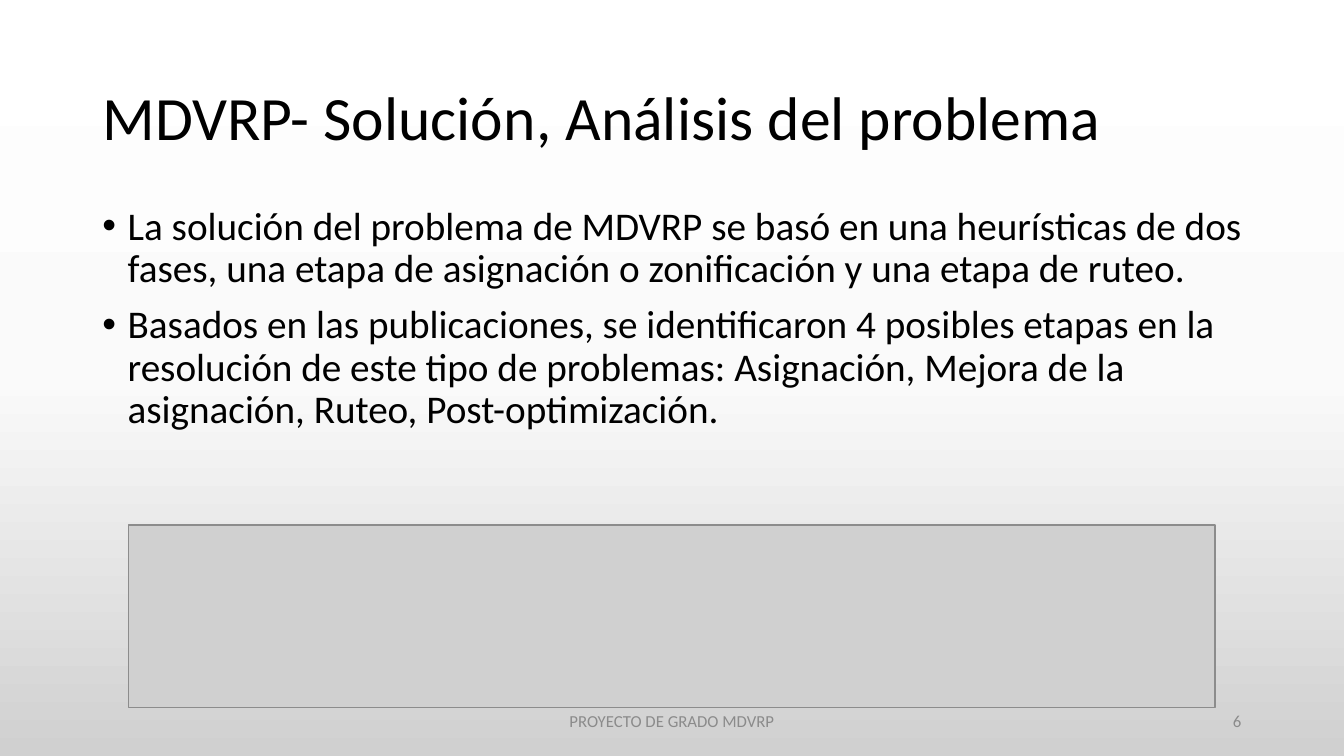
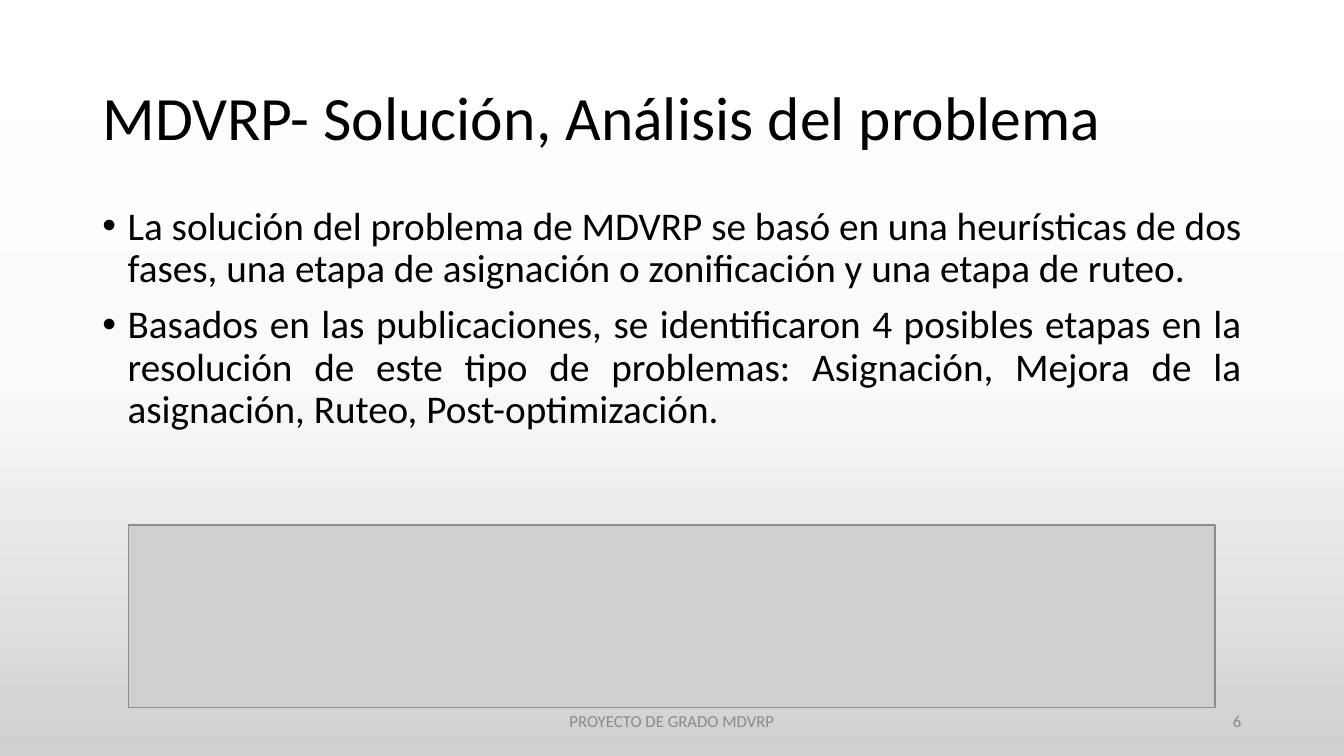
Before and after one commit to urubusale/proyvrp, a slide deck: slide 6 of Version/Documentación/MDVRP.pptx. Drawn at 1344x756 pixels with LibreOffice and Linux fonts; fonts in the diff are those of the drawing; grey boxes stand for pictures. Boxes give left, top, right and bottom in pixels: in the first picture for what was removed or moved away, otherwise in the second. Text is boxed around its words. In the diff, an @@ line names an element or a change of style, - is before the commit and + after.

```diff
--- a/Version/Documentación/MDVRP.pptx
+++ b/Version/Documentación/MDVRP.pptx
@@ text "La solución del problema de ..." at [128,212,1241,430]: alignment left to justified @@
```
Also in this commit, not shown: 2 other slides changed.
